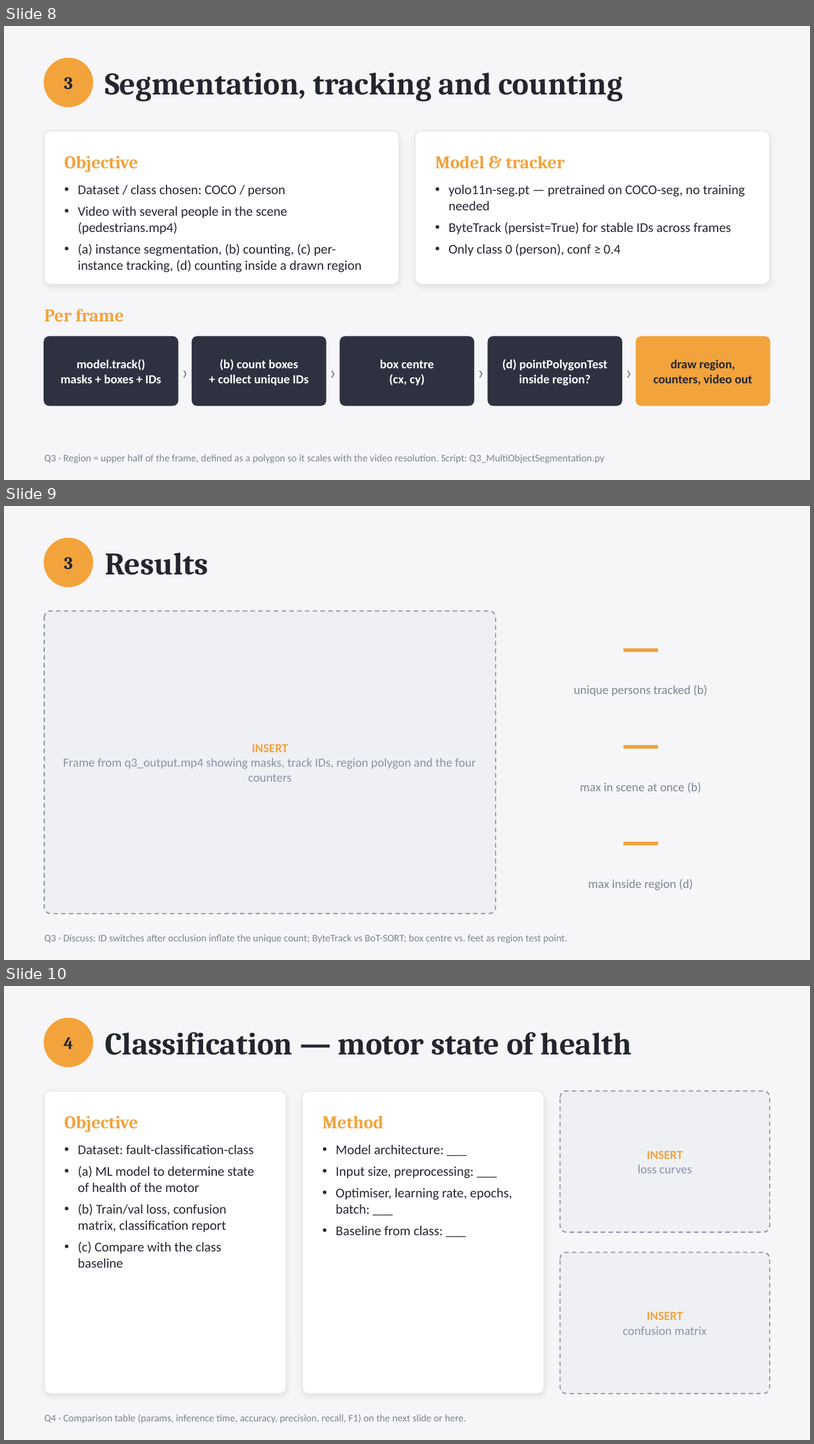
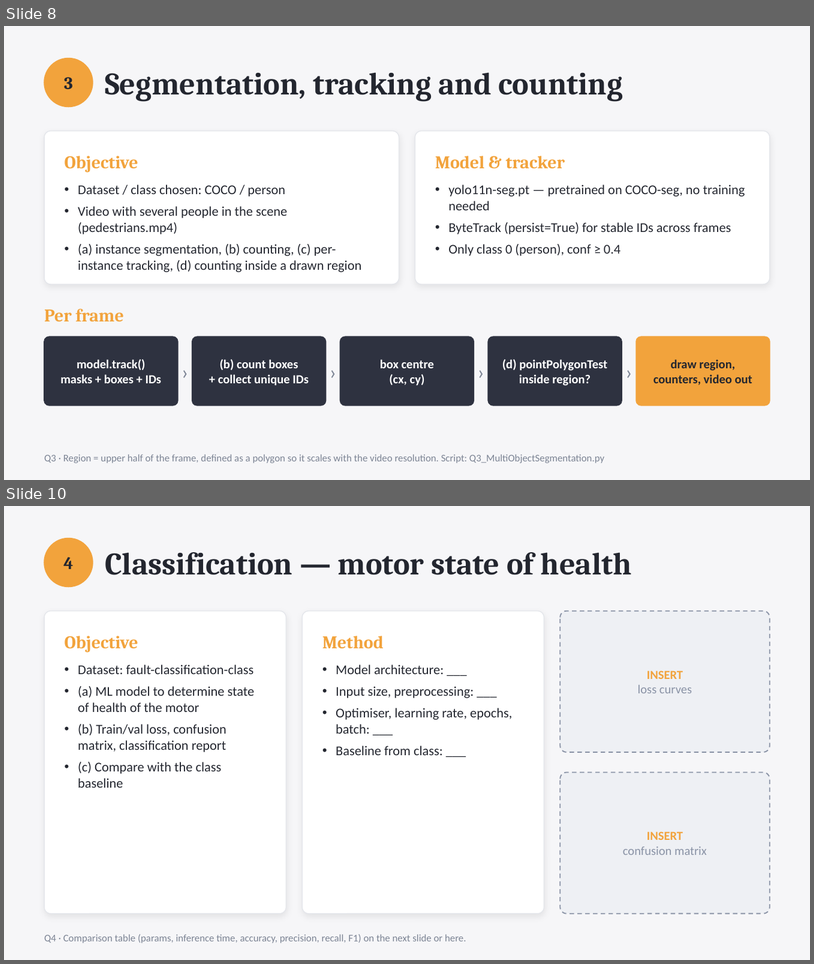
Before and after one commit to AreGundersen/MAS512, a slide deck: Assignment 1/MAS512_assignment1_gr5.pptx. Shown one above the other, each under a label of ours: slides 8, 9 and 10 before the commit, slides 8 and 10 after it; the slides between them are not shown. The pictures are 814x1444 and 814x964 pixels, drawn with LibreOffice and Linux fonts; fonts in the diff are those of the drawing. Boxes give left, top, right and bottom in pixels: in the first picture for what was removed or moved away, otherwise in the second. Text is boxed around its words. In the diff, an @@ line names an element or a change of style, - is before the commit and + after.

```diff
--- a/Assignment 1/MAS512_assignment1_gr5.pptx
+++ b/Assignment 1/MAS512_assignment1_gr5.pptx
@@ slide 9 removed at (4,506,810,960), background #F6F6F8 @@
@@ ellipse removed at (44,538,93,586) @@
@@ text removed at (64,557,73,570) @@
-3
@@ text removed at (105,552,209,575) @@
-Results
@@ rounded rectangle removed at (44,611,496,913) @@
@@ text removed at (520,615,762,675) @@
-—
@@ text removed at (574,685,708,696) @@
-unique persons tracked (b)
@@ text removed at (520,712,762,772) @@
-—
@@ text removed at (63,744,476,781) @@
-INSERT
-Frame from q3_output.mp4 showing masks, track IDs, region polygon and the four counters
@@ text removed at (580,782,701,793) @@
-max in scene at once (b)
@@ text removed at (520,808,762,869) @@
-—
@@ text removed at (588,879,693,890) @@
-max inside region (d)
@@ text removed at (44,934,567,943) @@
-Q3 · Discuss: ID switches after occlusion inflate the unique count; ByteTrack vs BoT-SORT; box centre vs. feet as region test point.
```
Also in this commit, not shown: 4 slides changed, 1 slide added, 1 other file.
